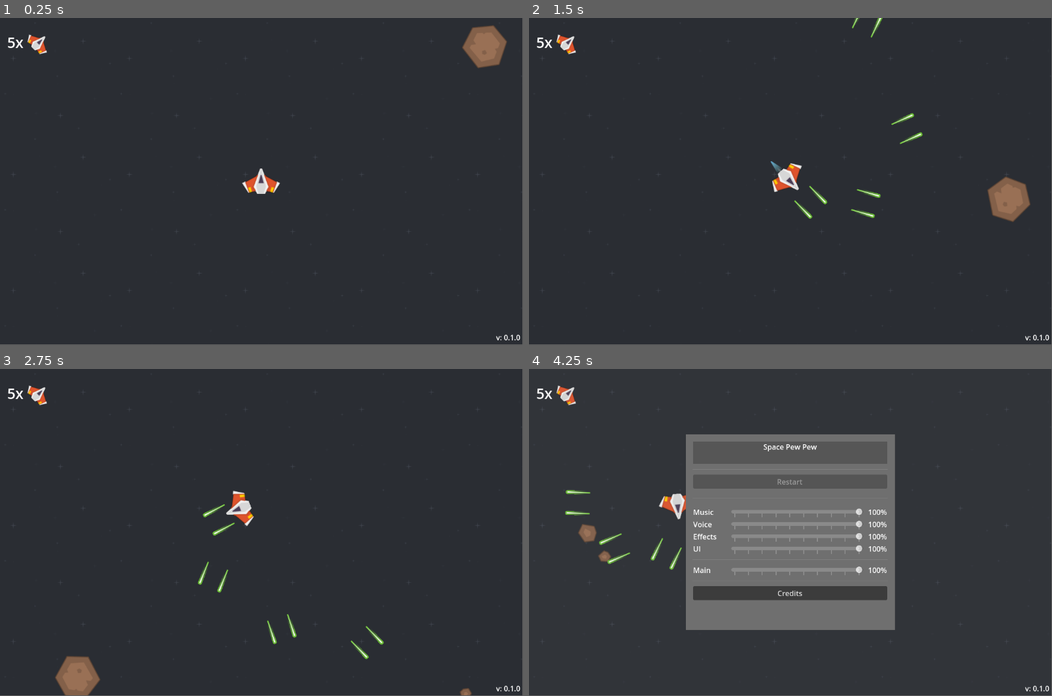
Above: before the commit, frames 1-4 (two rows, left to right).
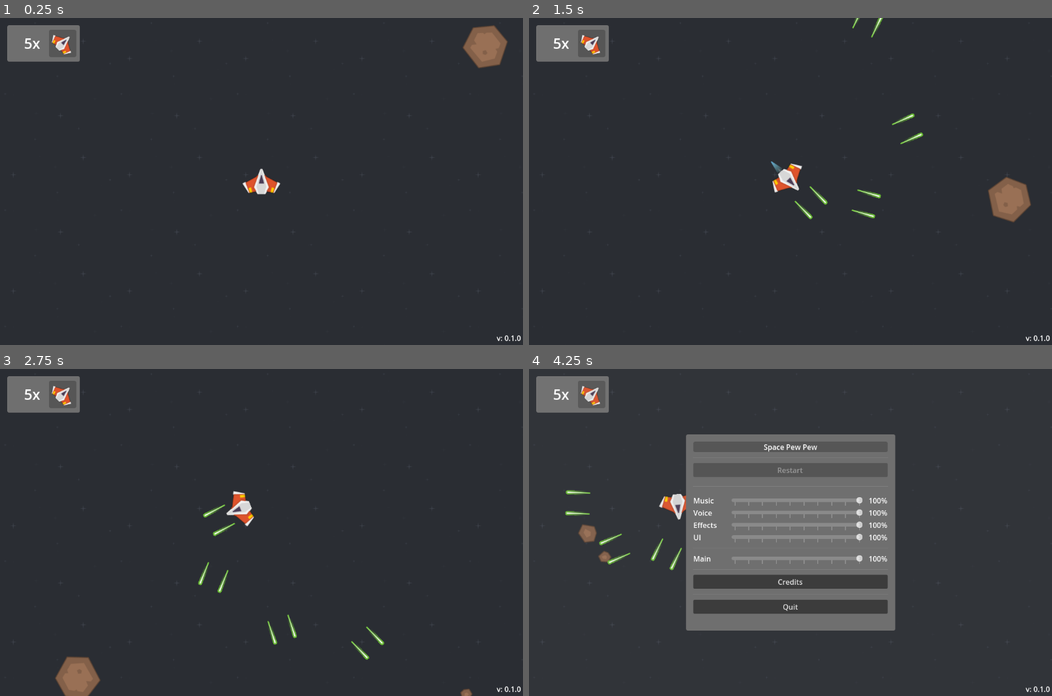
Above: after the commit, the same moments.

Repository: Hirgaz/Space-Pew-Pew
Game: Godot game, scene res://World/World.tscn
Same seed, same stepped clock (60 frames per second), same inputs: the game is played once before the commit and once after it.
Inputs:
- Up to frame 1 (0.25 s): no input
- Up to frame 2 (1.5 s): hold D (turn_right) 0.53-1.28 s; hold Space (shoot) 0.53-1.28 s; hold S (move_back) from 1.28 s (still down); tap Space (shoot) at 1.35 s
- Up to frame 3 (2.75 s): release S (move_back) at 2.03 s; hold D (turn_right) from 2.03 s (still down); hold Space (shoot) from 2.03 s (still down)
- Up to frame 4 (4.25 s): release D (turn_right) at 2.78 s; release Space (shoot) at 2.78 s; hold W (move_forward) 2.78-3.53 s; tap Space (shoot) at 2.85 s; hold A (turn_left) from 3.53 s (still down); hold Space (shoot) from 3.53 s (still down); tap Escape (open_menu) at 4.15 s
In our replay, the window is 799x499 before the commit and 800x500 after it. These sizes can differ from the game's own. Grey fills any space a smaller window leaves; there, only what the larger window draws over its background counts as a difference.

The runs differ from the first frame. In frame 1, 1.7% of the frame differs, in the area x 1-100%, y 2-99%; in frame 2, 1.9%; in frame 3, 1.9%; in frame 4, 11%.

Commit message:
Improve UI

Diff:
--- a/Asteroids/Asteroid.gd
+++ b/Asteroids/Asteroid.gd
@@ -22,6 +22,7 @@
 
 func _on_detector_body_entered(body: Node2D) -> void:
 	if body.has_method(&"hit_target") and body.hit_target():
+		# TODO: Add to score.
 		visible = false
 		_spawn_parts()
 		queue_free()
--- a/Player/Player.gd
+++ b/Player/Player.gd
@@ -13,8 +13,8 @@
 const MOVE_DECEL = 128.0
 const MAX_MOVE_VELOCITY = 256.0
 
-const HIT_COOLDOWN = 5.0
-const HIT_REPEAT = 5
+const HIT_COOLDOWN = 4.0
+const HIT_REPEAT = 6
 const SHOOT_COOLDOWN = 1.0 / 5.0
 const LASER_VELOCITY = 500
 
@@ -52,8 +52,8 @@
 
 	# Remove life, die if needed.
 	if lives == 1:
-		# TODO: Die.
-		pass
+		UI.game_over()
+		return
 	else:
 		lives -= 1
 		_update_lives()
@@ -161,4 +161,4 @@
 
 
 func _update_lives() -> void:
-	get_node(^"/root/UI").update_health(lives)
+	UI.update_health(lives)
--- a/Player/Player.tscn
+++ b/Player/Player.tscn
@@ -5,8 +5,8 @@
 [ext_resource type="Texture2D" uid="uid://bmg0sdfy43pxl" path="res://Player/Thrust.png" id="3_j14qt"]
 [ext_resource type="AudioStream" uid="uid://dcfnvhj0627d3" path="res://Player/Thruster.ogg" id="4_vlf3c"]
 
-[sub_resource type="RectangleShape2D" id="RectangleShape2D_2kgax"]
-size = Vector2(86, 58)
+[sub_resource type="ConvexPolygonShape2D" id="ConvexPolygonShape2D_ddoul"]
+points = PackedVector2Array(0, -31, 45, 5, 30, 28, -30, 28, -45, 5)
 
 [sub_resource type="AudioStreamPolyphonic" id="AudioStreamPolyphonic_47i0w"]
 
@@ -17,7 +17,7 @@
 script = ExtResource("1_gme6l")
 
 [node name="CollisionShape2D" type="CollisionShape2D" parent="."]
-shape = SubResource("RectangleShape2D_2kgax")
+shape = SubResource("ConvexPolygonShape2D_ddoul")
 
 [node name="Thrust" type="Sprite2D" parent="."]
 position = Vector2(0, 43)
--- a/UI/UI.gd
+++ b/UI/UI.gd
@@ -16,7 +16,12 @@
 
 @onready var main_menu_base := $MenuCanvasLayer/MainMenu
 @onready var credits_menu_base := $MenuCanvasLayer/CreditsMenu
+@onready var game_over_menu_base := $MenuCanvasLayer/GameOverMenu
 
+@onready var quit_button_main := %QuitButtonMain
+@onready var quit_button_game_over := %QuitButtonGameOver
+
+@onready var player_overlay := $OverlayCanvasLayer/PlayerOverlay
 @onready var health_counter := %HealthCounter
 
 var music_bus_index: int
@@ -26,6 +31,11 @@
 
 
 func _ready() -> void:
+	# Disable quit button on Web.
+	if OS.has_feature("web"):
+		quit_button_main.visible = false
+		quit_button_game_over.visible = false
+
 	# Set version label.
 	version_label.text = "v: " + ProjectSettings.get(&"application/config/version")
 
@@ -66,7 +76,11 @@
 
 
 func toggle_menu() -> void:
-	if main_menu_base.visible:
+	if game_over_menu_base.visible:
+		return
+	if credits_menu_base.visible:
+		credits_menu_base.visible = false
+	elif main_menu_base.visible:
 		main_menu_base.visible = false
 		get_tree().paused = false
 	else:
@@ -111,5 +125,14 @@
 	close_credits()
 
 
+func _on_quit_button_pressed() -> void:
+	get_tree().quit()
+
+
 func update_health(lives: int) -> void:
 	health_counter.text = "%dx" % lives
+
+
+func game_over() -> void:
+	game_over_menu_base.visible = true
+	get_tree().paused = true
--- a/UI/UI.tscn
+++ b/UI/UI.tscn
@@ -4,14 +4,22 @@
 [ext_resource type="Script" uid="uid://lxg52782mjku" path="res://UI/UI.gd" id="1_ddrgo"]
 [ext_resource type="Texture2D" uid="uid://jr8cse33r852" path="res://Player/PlayerShipOrange.png" id="3_q0uhn"]
 
+[sub_resource type="StyleBoxFlat" id="StyleBoxFlat_t2jpx"]
+bg_color = Color(0.435192, 0.435192, 0.435192, 1)
+corner_radius_top_left = 4
+corner_radius_top_right = 4
+corner_radius_bottom_right = 4
+corner_radius_bottom_left = 4
+
+[sub_resource type="StyleBoxFlat" id="StyleBoxFlat_18yuf"]
+bg_color = Color(0.336608, 0.336608, 0.336608, 1)
+corner_radius_top_left = 4
+corner_radius_top_right = 4
+corner_radius_bottom_right = 4
+corner_radius_bottom_left = 4
+
 [sub_resource type="StyleBoxFlat" id="StyleBoxFlat_wrqxn"]
 bg_color = Color(0.6, 0.6, 0.6, 0.0627451)
-
-[sub_resource type="StyleBoxFlat" id="StyleBoxFlat_t2jpx"]
-bg_color = Color(0.435192, 0.435192, 0.435192, 1)
-
-[sub_resource type="StyleBoxFlat" id="StyleBoxFlat_18yuf"]
-bg_color = Color(0.336608, 0.336608, 0.336608, 1)
 
 [node name="UI" type="Node"]
 process_mode = 3
@@ -69,10 +77,17 @@
 [node name="OverlayCanvasLayer" type="CanvasLayer" parent="."]
 
 [node name="PlayerOverlay" type="Control" parent="OverlayCanvasLayer"]
+custom_minimum_size = Vector2(1152, 720)
 layout_mode = 3
-anchors_preset = 15
-anchor_right = 1.0
-anchor_bottom = 1.0
+anchors_preset = 8
+anchor_left = 0.5
+anchor_top = 0.5
+anchor_right = 0.5
+anchor_bottom = 0.5
+offset_left = -576.0
+offset_top = -360.0
+offset_right = 576.0
+offset_bottom = 360.0
 grow_horizontal = 2
 grow_vertical = 2
 
@@ -84,41 +99,74 @@
 grow_horizontal = 2
 grow_vertical = 2
 
-[node name="MarginContainer" type="MarginContainer" parent="OverlayCanvasLayer/PlayerOverlay/Control"]
-custom_minimum_size = Vector2(152, 92)
-layout_mode = 1
-offset_right = 152.0
-offset_bottom = 92.0
+[node name="MarginContainer" type="MarginContainer" parent="OverlayCanvasLayer/PlayerOverlay"]
+layout_mode = 1
+offset_right = 16.0
+offset_bottom = 16.0
 theme_override_constants/margin_left = 16
 theme_override_constants/margin_top = 16
 
-[node name="HealthHolder" type="HBoxContainer" parent="OverlayCanvasLayer/PlayerOverlay/Control/MarginContainer"]
-custom_minimum_size = Vector2(120, 60)
-layout_mode = 2
-
-[node name="HealthCounter" type="Label" parent="OverlayCanvasLayer/PlayerOverlay/Control/MarginContainer/HealthHolder"]
-unique_name_in_owner = true
+[node name="Panel" type="Panel" parent="OverlayCanvasLayer/PlayerOverlay/MarginContainer"]
+custom_minimum_size = Vector2(160, 80)
+layout_mode = 2
+theme_override_styles/panel = SubResource("StyleBoxFlat_t2jpx")
+
+[node name="MarginContainer" type="MarginContainer" parent="OverlayCanvasLayer/PlayerOverlay/MarginContainer/Panel"]
+layout_mode = 1
+anchors_preset = 15
+anchor_right = 1.0
+anchor_bottom = 1.0
+grow_horizontal = 2
+grow_vertical = 2
+theme_override_constants/margin_left = 8
+theme_override_constants/margin_top = 8
+theme_override_constants/margin_right = 8
+theme_override_constants/margin_bottom = 8
+
+[node name="HealthHolder" type="HBoxContainer" parent="OverlayCanvasLayer/PlayerOverlay/MarginContainer/Panel/MarginContainer"]
+layout_mode = 2
+
+[node name="HealthCounter" type="Label" parent="OverlayCanvasLayer/PlayerOverlay/MarginContainer/Panel/MarginContainer/HealthHolder"]
+unique_name_in_owner = true
+custom_minimum_size = Vector2(65, 0)
 layout_mode = 2
 size_flags_vertical = 1
 theme_override_font_sizes/font_size = 32
-text = "5x"
+text = "99x"
+horizontal_alignment = 2
 vertical_alignment = 1
 
-[node name="HealthSingle" type="Control" parent="OverlayCanvasLayer/PlayerOverlay/Control/MarginContainer/HealthHolder"]
+[node name="Control" type="Control" parent="OverlayCanvasLayer/PlayerOverlay/MarginContainer/Panel/MarginContainer/HealthHolder"]
+layout_mode = 2
+size_flags_horizontal = 3
+
+[node name="HealthSingle" type="Control" parent="OverlayCanvasLayer/PlayerOverlay/MarginContainer/Panel/MarginContainer/HealthHolder"]
 custom_minimum_size = Vector2(60, 60)
 layout_mode = 2
-size_flags_horizontal = 3
 size_flags_vertical = 4
 
-[node name="HealthHolder" type="Control" parent="OverlayCanvasLayer/PlayerOverlay/Control/MarginContainer/HealthHolder/HealthSingle"]
+[node name="Panel" type="Panel" parent="OverlayCanvasLayer/PlayerOverlay/MarginContainer/Panel/MarginContainer/HealthHolder/HealthSingle"]
 custom_minimum_size = Vector2(60, 60)
-anchors_preset = 0
-offset_right = 40.0
-offset_bottom = 40.0
+layout_mode = 1
+anchors_preset = 15
+anchor_right = 1.0
+anchor_bottom = 1.0
+grow_horizontal = 2
+grow_vertical = 2
+theme_override_styles/panel = SubResource("StyleBoxFlat_18yuf")
+
+[node name="HealthHolder" type="Control" parent="OverlayCanvasLayer/PlayerOverlay/MarginContainer/Panel/MarginContainer/HealthHolder/HealthSingle/Panel"]
+custom_minimum_size = Vector2(60, 60)
+layout_mode = 1
+anchors_preset = 15
+anchor_right = 1.0
+anchor_bottom = 1.0
+grow_horizontal = 2
+grow_vertical = 2
 rotation = 0.7853982
 pivot_offset = Vector2(30, 30)
 
-[node name="TextureRect" type="TextureRect" parent="OverlayCanvasLayer/PlayerOverlay/Control/MarginContainer/HealthHolder/HealthSingle/HealthHolder"]
+[node name="TextureRect" type="TextureRect" parent="OverlayCanvasLayer/PlayerOverlay/MarginContainer/Panel/MarginContainer/HealthHolder/HealthSingle/Panel/HealthHolder"]
 layout_mode = 1
 anchors_preset = 8
 anchor_left = 0.5
@@ -126,9 +174,9 @@
 anchor_right = 0.5
 anchor_bottom = 0.5
 offset_left = -56.0
-offset_top = -37.5
+offset_top = -40.0
 offset_right = 56.0
-offset_bottom = 37.5
+offset_bottom = 35.0
 grow_horizontal = 2
 grow_vertical = 2
 scale = Vector2(0.5, 0.5)
@@ -192,8 +240,7 @@
 [node name="Title" type="Label" parent="MenuCanvasLayer/MainMenu/BG/Panel/MarginContainer/VBoxContainer"]
 layout_mode = 2
 theme_override_styles/normal = SubResource("StyleBoxFlat_18yuf")
-text = "Space Pew Pew
-"
+text = "Space Pew Pew"
 horizontal_alignment = 1
 
 [node name="HSeparator" type="HSeparator" parent="MenuCanvasLayer/MainMenu/BG/Panel/MarginContainer/VBoxContainer"]
@@ -202,6 +249,7 @@
 
 [node name="RestartButton" type="Button" parent="MenuCanvasLayer/MainMenu/BG/Panel/MarginContainer/VBoxContainer"]
 layout_mode = 2
+tooltip_text = "TBA"
 disabled = true
 text = "Restart"
 
@@ -340,6 +388,17 @@
 [node name="CreditsButton" type="Button" parent="MenuCanvasLayer/MainMenu/BG/Panel/MarginContainer/VBoxContainer"]
 layout_mode = 2
 text = "Credits"
+
+[node name="HSeparator5" type="HSeparator" parent="MenuCanvasLayer/MainMenu/BG/Panel/MarginContainer/VBoxContainer"]
+layout_mode = 2
+theme_override_constants/separation = 16
+
+[node name="QuitButtonMain" type="Button" parent="MenuCanvasLayer/MainMenu/BG/Panel/MarginContainer/VBoxContainer"]
+unique_name_in_owner = true
+layout_mode = 2
+size_flags_horizontal = 3
+text = "Quit
+"
 
 [node name="CreditsMenu" type="Control" parent="MenuCanvasLayer"]
 visible = false
@@ -450,10 +509,92 @@
 layout_mode = 2
 text = "Close"
 
+[node name="GameOverMenu" type="Control" parent="MenuCanvasLayer"]
+visible = false
+custom_minimum_size = Vector2(1152, 720)
+layout_mode = 3
+anchors_preset = 15
+anchor_right = 1.0
+anchor_bottom = 1.0
+grow_horizontal = 2
+grow_vertical = 2
+
+[node name="BG" type="Panel" parent="MenuCanvasLayer/GameOverMenu"]
+layout_mode = 1
+anchors_preset = 15
+anchor_right = 1.0
+anchor_bottom = 1.0
+grow_horizontal = 2
+grow_vertical = 2
+theme_override_styles/panel = SubResource("StyleBoxFlat_wrqxn")
+
+[node name="Panel" type="Panel" parent="MenuCanvasLayer/GameOverMenu/BG"]
+layout_mode = 1
+anchors_preset = -1
+anchor_left = 0.35
+anchor_top = 0.4
+anchor_right = 0.65
+anchor_bottom = 0.6
+grow_horizontal = 2
+grow_vertical = 2
+theme_override_styles/panel = SubResource("StyleBoxFlat_t2jpx")
+
+[node name="MarginContainer" type="MarginContainer" parent="MenuCanvasLayer/GameOverMenu/BG/Panel"]
+layout_mode = 1
+anchors_preset = 15
+anchor_right = 1.0
+anchor_bottom = 1.0
+grow_horizontal = 2
+grow_vertical = 2
+theme_override_constants/margin_left = 16
+theme_override_constants/margin_top = 16
+theme_override_constants/margin_right = 16
+theme_override_constants/margin_bottom = 16
+
+[node name="VBoxContainer" type="VBoxContainer" parent="MenuCanvasLayer/GameOverMenu/BG/Panel/MarginContainer"]
+layout_mode = 2
+
+[node name="Title" type="Label" parent="MenuCanvasLayer/GameOverMenu/BG/Panel/MarginContainer/VBoxContainer"]
+layout_mode = 2
+theme_override_styles/normal = SubResource("StyleBoxFlat_18yuf")
+text = "Game Over"
+horizontal_alignment = 1
+
+[node name="HSeparator" type="HSeparator" parent="MenuCanvasLayer/GameOverMenu/BG/Panel/MarginContainer/VBoxContainer"]
+layout_mode = 2
+theme_override_constants/separation = 16
+
+[node name="GameOverScore" type="Label" parent="MenuCanvasLayer/GameOverMenu/BG/Panel/MarginContainer/VBoxContainer"]
+layout_mode = 2
+text = "Score: TODO"
+
+[node name="HSeparator2" type="HSeparator" parent="MenuCanvasLayer/GameOverMenu/BG/Panel/MarginContainer/VBoxContainer"]
+layout_mode = 2
+theme_override_constants/separation = 16
+
+[node name="ButtonContainer" type="HBoxContainer" parent="MenuCanvasLayer/GameOverMenu/BG/Panel/MarginContainer/VBoxContainer"]
+layout_mode = 2
+
+[node name="RestartButton" type="Button" parent="MenuCanvasLayer/GameOverMenu/BG/Panel/MarginContainer/VBoxContainer/ButtonContainer"]
+layout_mode = 2
+size_flags_horizontal = 3
+tooltip_text = "TBA"
+disabled = true
+text = "Restart"
+
+[node name="QuitButtonGameOver" type="Button" parent="MenuCanvasLayer/GameOverMenu/BG/Panel/MarginContainer/VBoxContainer/ButtonContainer"]
+unique_name_in_owner = true
+layout_mode = 2
+size_flags_horizontal = 3
+text = "Quit
+"
+
 [connection signal="value_changed" from="MenuCanvasLayer/MainMenu/BG/Panel/MarginContainer/VBoxContainer/MusicVolumeControl/MusicVolumeSlider" to="." method="_on_music_volume_slider_value_changed"]
 [connection signal="value_changed" from="MenuCanvasLayer/MainMenu/BG/Panel/MarginContainer/VBoxContainer/VoiceVolumeControl/VoiceVolumeSlider" to="." method="_on_voice_volume_slider_value_changed"]
 [connection signal="value_changed" from="MenuCanvasLayer/MainMenu/BG/Panel/MarginContainer/VBoxContainer/EffectsVolumeControl/EffectsVolumeSlider" to="." method="_on_effects_volume_slider_value_changed"]
 [connection signal="value_changed" from="MenuCanvasLayer/MainMenu/BG/Panel/MarginContainer/VBoxContainer/UIVolumeControl/UIVolumeSlider" to="." method="_on_ui_volume_slider_value_changed"]
 [connection signal="value_changed" from="MenuCanvasLayer/MainMenu/BG/Panel/MarginContainer/VBoxContainer/MainVolumeControl/MainVolumeSlider" to="." method="_on_main_volume_slider_value_changed"]
 [connection signal="pressed" from="MenuCanvasLayer/MainMenu/BG/Panel/MarginContainer/VBoxContainer/CreditsButton" to="." method="_on_credits_button_pressed"]
+[connection signal="pressed" from="MenuCanvasLayer/MainMenu/BG/Panel/MarginContainer/VBoxContainer/QuitButtonMain" to="." method="_on_quit_button_pressed"]
 [connection signal="pressed" from="MenuCanvasLayer/CreditsMenu/BG/Panel/MarginContainer/VBoxContainer/CloseButton" to="." method="_on_close_button_pressed"]
+[connection signal="pressed" from="MenuCanvasLayer/GameOverMenu/BG/Panel/MarginContainer/VBoxContainer/ButtonContainer/QuitButtonGameOver" to="." method="_on_quit_button_pressed"]
--- a/World/World.tscn
+++ b/World/World.tscn
@@ -16,14 +16,15 @@
 }
 point_count = 5
 
-[node name="World" type="Node2D"]
+[node name="World" type="Polygon2D"]
+clip_children = 1
+polygon = PackedVector2Array(576, 360, -576, 360, -576, -360, 576, -360)
 script = ExtResource("1_ys7y2")
 asteroid_scenes = Array[PackedScene]([ExtResource("2_wucef"), ExtResource("3_qhvly"), ExtResource("4_uhf5k"), ExtResource("5_0koeq")])
 
 [node name="Camera2D" type="Camera2D" parent="."]
 
 [node name="AudioListener2D" type="AudioListener2D" parent="."]
-current = true
 
 [node name="WorldBounds" type="Area2D" parent="."]
 collision_layer = 4
--- a/project.godot
+++ b/project.godot
@@ -27,6 +27,8 @@
 window/size/resizable=false
 window/size/window_width_override=1152
 window/size/window_height_override=720
+window/stretch/mode="viewport"
+window/stretch/aspect="expand"
 window/stretch/scale_mode="integer"
 window/stretch/aspect.web="expand"
 window/stretch/mode.web="viewport"
